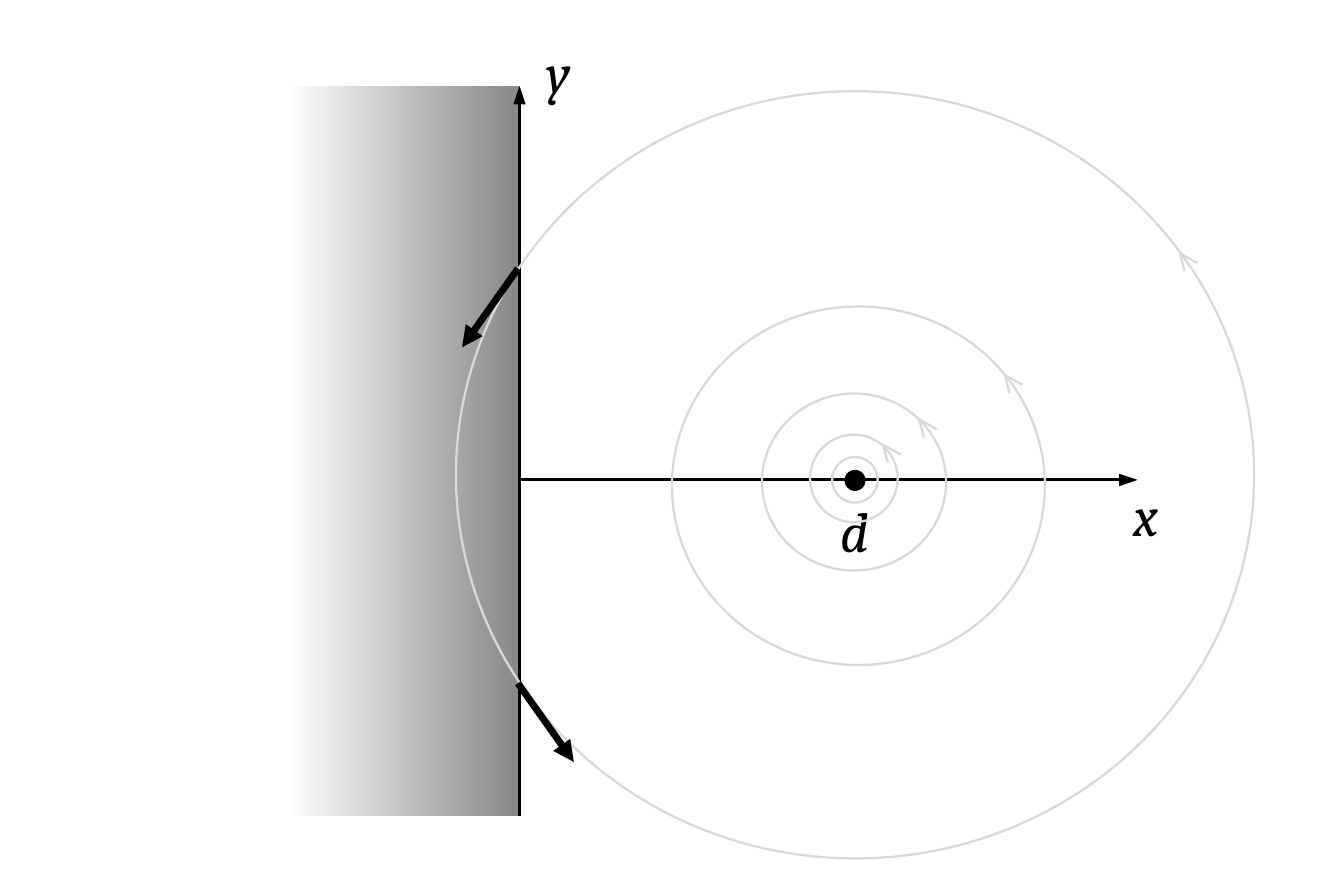
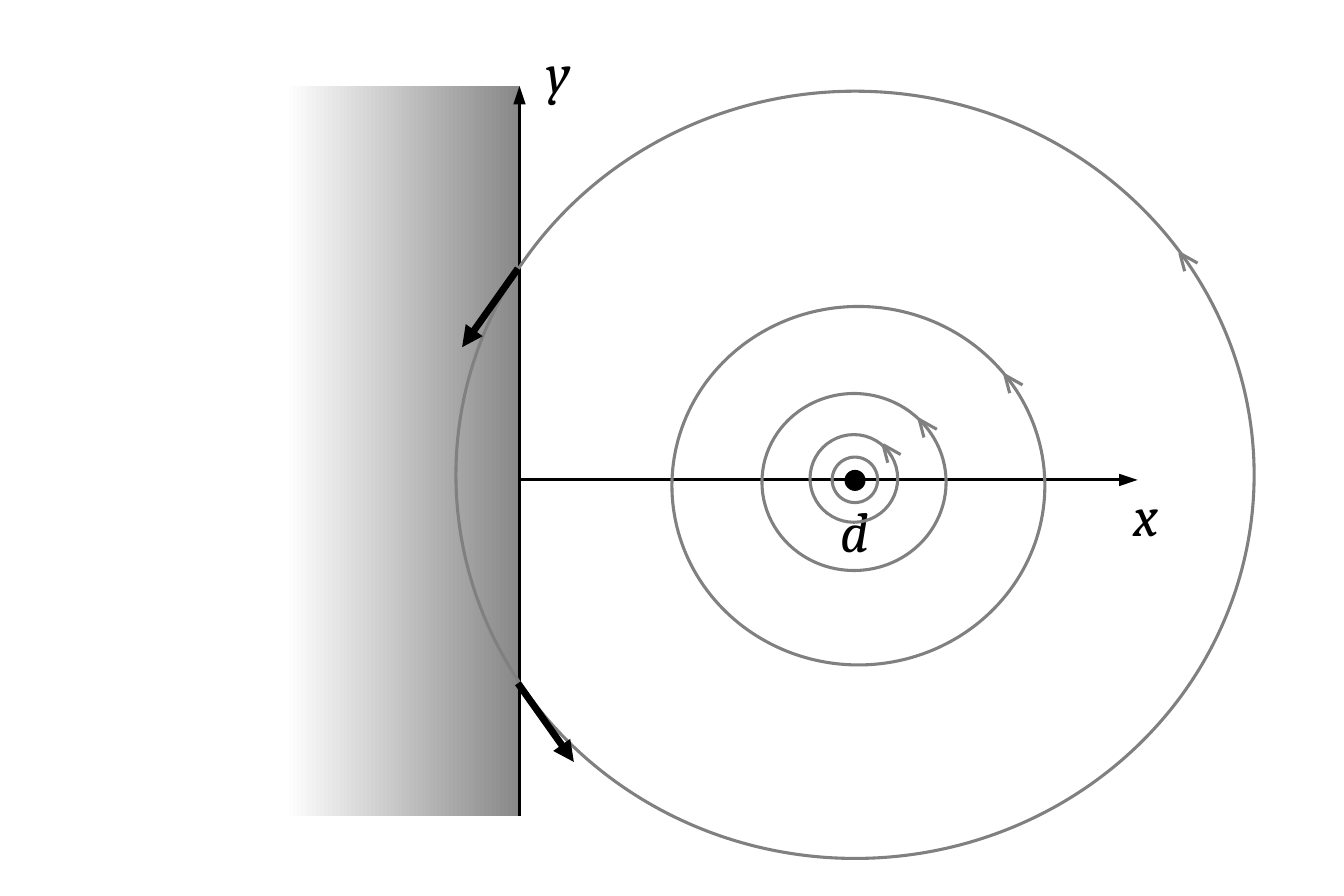
Before and after one commit to josephmacmillan/IntroductionToFluidDynamics, a slide deck: slide 1 of Textbook/Figures/Chapter4/fig_mirror_wall.pptx. Drawn at 1344x896 pixels with LibreOffice and Linux fonts; fonts in the diff are those of the drawing. Boxes give left, top, right and bottom in pixels: in the first picture for what was removed or moved away, otherwise in the second. Text is boxed around its words. In the diff, an @@ line names an element or a change of style, - is before the commit and + after.

```diff
--- a/Textbook/Figures/Chapter4/fig_mirror_wall.pptx
+++ b/Textbook/Figures/Chapter4/fig_mirror_wall.pptx
@@ outline #D9D9D9 0.75 pt to #808080 1 pt in 5 elements at [833, 457, 878, 502], [811, 435, 898, 522], [762, 394, 945, 571], [672, 307, 1046, 665], [457, 92, 1254, 858] @@
@@ line (1180, 253) - (1198, 262): stroke #D9D9D9 0.75 pt to #808080 1 pt @@
@@ line (1180, 253) - (1185, 271): stroke #D9D9D9 0.75 pt to #808080 1 pt @@
@@ line (1006, 374) - (1024, 385): stroke #D9D9D9 0.75 pt to #808080 1 pt @@
@@ line (1006, 374) - (1010, 394): stroke #D9D9D9 0.75 pt to #808080 1 pt @@
@@ line (918, 419) - (936, 430): stroke #D9D9D9 0.75 pt to #808080 1 pt @@
@@ line (918, 419) - (923, 437): stroke #D9D9D9 0.75 pt to #808080 1 pt @@
@@ line (883, 446) - (900, 455): stroke #D9D9D9 0.75 pt to #808080 1 pt @@
@@ line (883, 446) - (887, 464): stroke #D9D9D9 0.75 pt to #808080 1 pt @@
```
Also in this commit, not shown: 19 other files.
